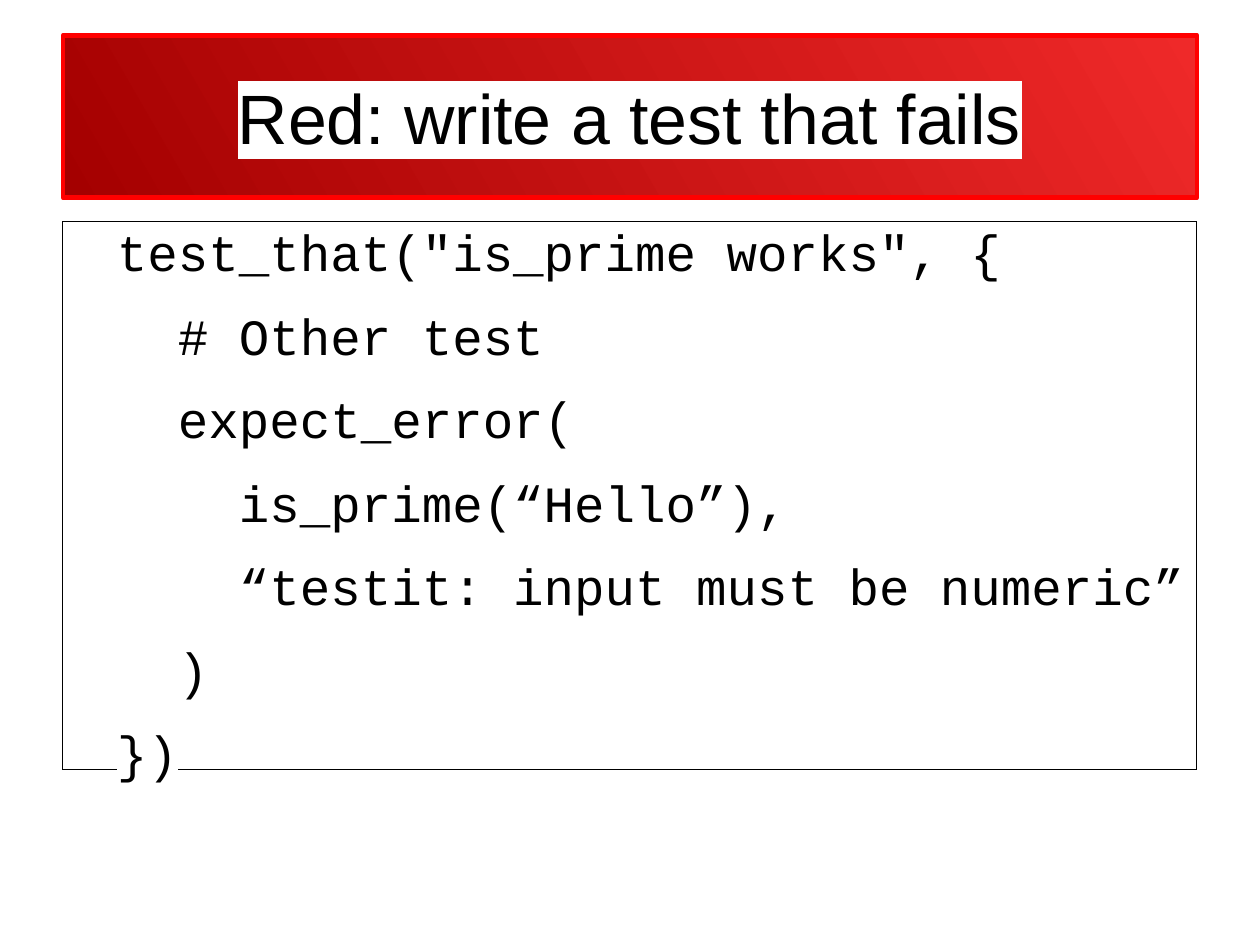
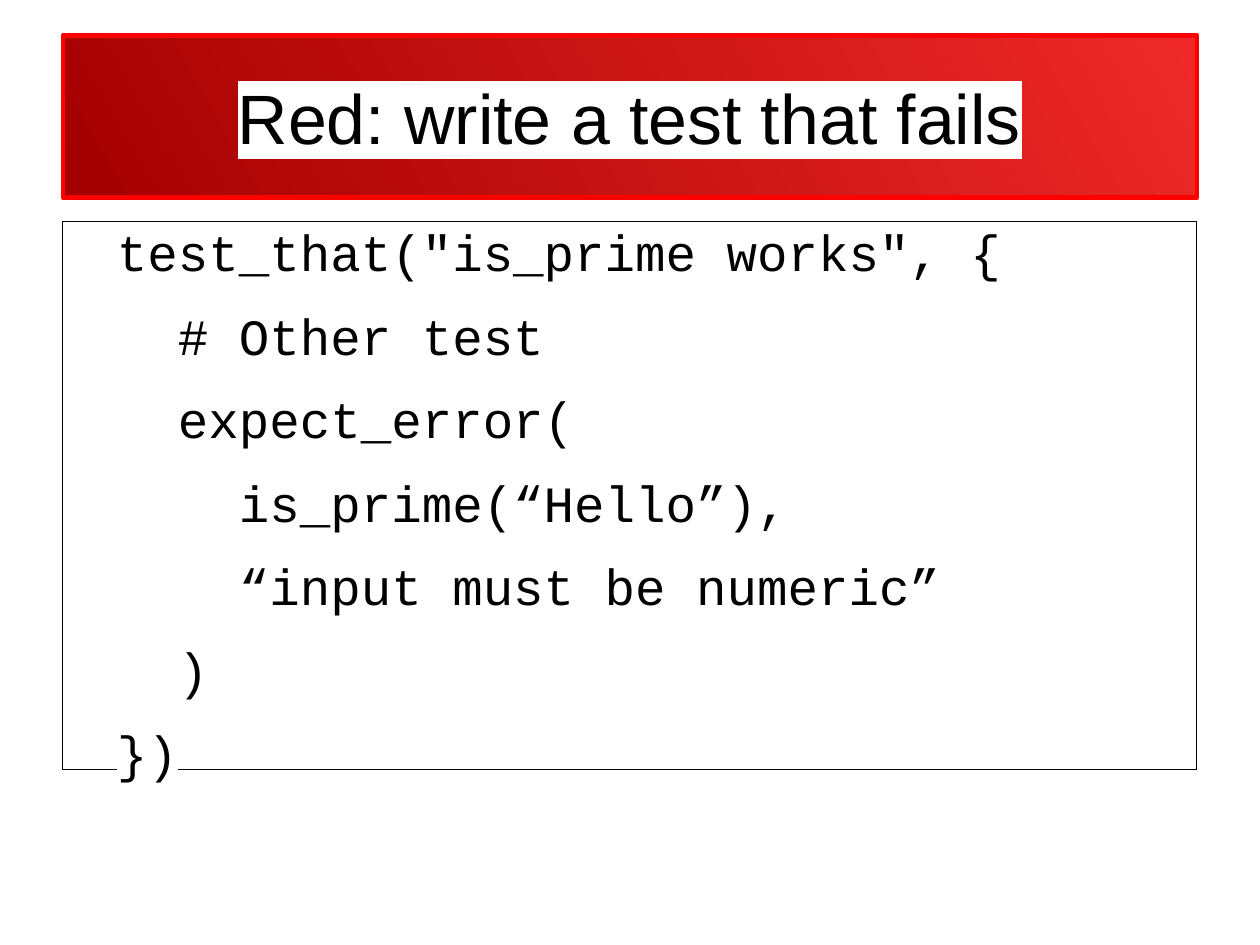
Before and after one commit to richelbilderbeek/PresentationsAboutR, a slide deck: slide 16 of TestDrivenDevelopment/TestDrivenDevelopment.odp. Drawn at 1260x945 pixels with LibreOffice and Linux fonts; fonts in the diff are those of the drawing. Boxes give left, top, right and bottom in pixels: in the first picture for what was removed or moved away, otherwise in the second. Text is boxed around its words. In the diff, an @@ line names an element or a change of style, - is before the commit and + after.

```diff
--- a/TestDrivenDevelopment/TestDrivenDevelopment.odp
+++ b/TestDrivenDevelopment/TestDrivenDevelopment.odp
@@ text at bbox=[239, 569, 940, 616]: text changed @@
-“testit: input must be numeric”
+“input must be numeric”
```
Also in this commit, not shown: 6 other slides changed, 1 other file.
